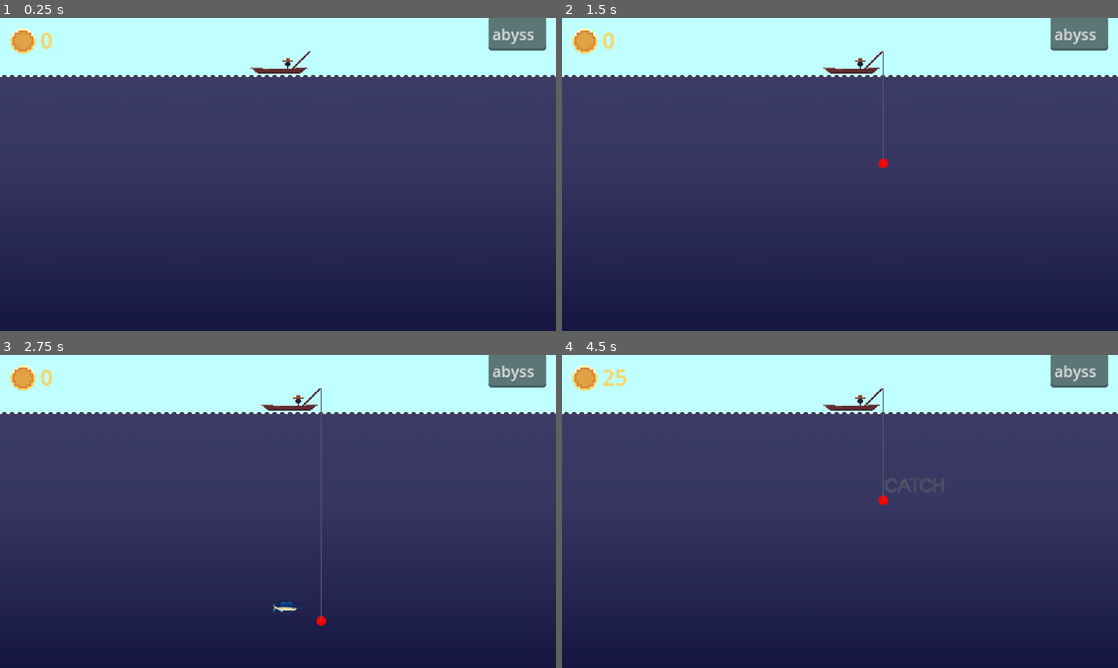
Above: before the commit, frames 1-4 (two rows, left to right).
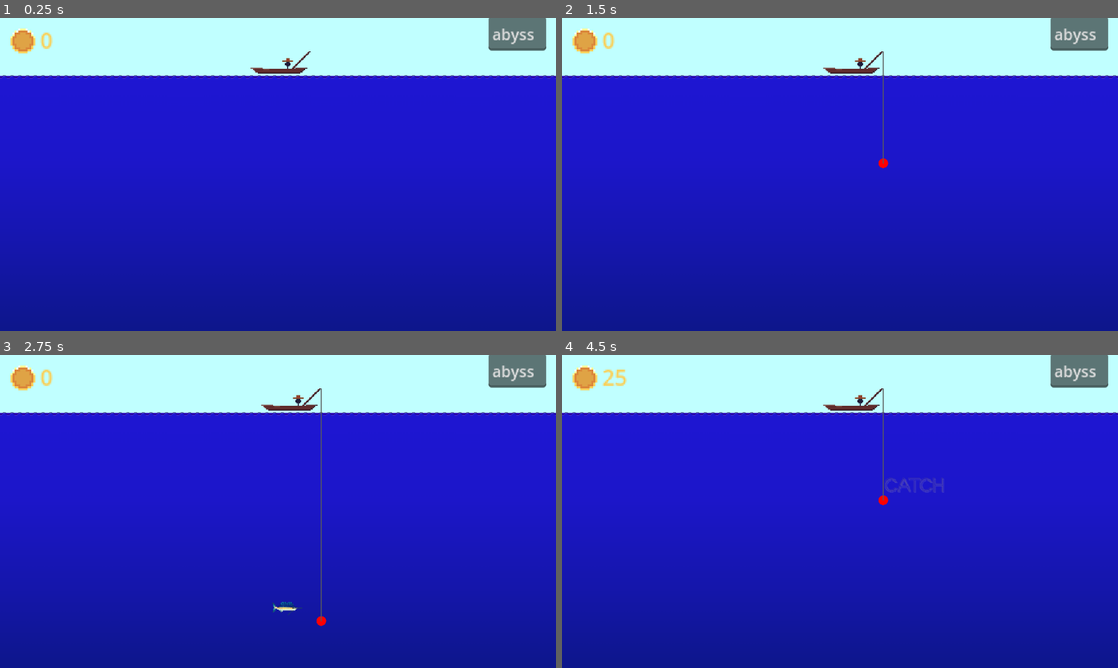
Above: after the commit, the same moments.

Repository: Gugaapo/fishing_game
Game: Godot game, scene res://scenes/levels/abyss.tscn
Same seed, same stepped clock (60 frames per second), same inputs: the game is played once before the commit and once after it. This scene is started directly instead of the project's main scene.
Inputs (mouse positions are in pixels of both pictures, inside the frame that each line leads up to):
- Up to frame 1 (0.25 s): no input
- Up to frame 2 (1.5 s): tap Enter (ui_accept) at 0.5, 0.77 s; move the mouse to (962, 158) at 0.52 s; hold Right (ui_right) 0.53-1.28 s; tap Z (fish) at 0.6, 1.35 s; click (962, 158) at 0.67 s; move the mouse to (728, 190) at 1.27 s; hold Left (ui_left) from 1.28 s (still down)
- Up to frame 3 (2.75 s): tap Enter (ui_accept) at 1.52 s; move the mouse to (333, 442) at 2.02 s; release Left (ui_left) at 2.03 s; hold Right (ui_right) from 2.03 s (still down); tap Z (fish) at 2.1 s
- Up to frame 4 (4.5 s): move the mouse to (812, 574) at 2.77 s; tap Z (fish) at 2.85, 3.6, 4.35 s; click (812, 574) at 2.92 s; tap Enter (ui_accept) at 3.02, 3.77 s; move the mouse to (1006, 558) at 3.52 s; release Right (ui_right) at 3.53 s; hold Left (ui_left) from 3.53 s (still down); move the mouse to (673, 464) at 4.27 s

The runs differ from the first frame. In frame 1, 82% of the frame differs, in the area x 0-100%, y 18-100%; in frame 2, 82%; in frame 3, 81%; in frame 4, 82%.

Commit message:
adjusted scenes water colors

Diff:
--- a/scenes/levels/abyss.tscn
+++ b/scenes/levels/abyss.tscn
@@ -173,7 +173,7 @@
 shape = SubResource("WorldBoundaryShape2D_g56bj")
 
 [node name="TileMap" type="TileMap" parent="."]
-modulate = Color(0, 0, 0.258824, 0.768627)
+modulate = Color(0.447059, 0.333333, 1, 0.447059)
 z_index = 1
 tile_set = SubResource("TileSet_1oh0u")
 format = 2
@@ -181,6 +181,7 @@
 
 [node name="Background" type="ColorRect" parent="."]
 z_index = -1
+layout_mode = 0
 offset_left = -473.0
 offset_top = -175.0
 offset_right = 420.0
@@ -198,6 +199,7 @@
 [node name="boat" parent="." instance=ExtResource("7_8hjxw")]
 
 [node name="gradient" type="Sprite2D" parent="."]
+modulate = Color(0.185569, 6.73831e-06, 0.793252, 1)
 position = Vector2(-2, 145)
 scale = Vector2(0.37375, 0.239583)
 texture = ExtResource("8_xrc45")
--- a/scenes/levels/coral.tscn
+++ b/scenes/levels/coral.tscn
@@ -181,6 +181,7 @@
 
 [node name="Background" type="ColorRect" parent="."]
 z_index = -1
+layout_mode = 0
 offset_left = -473.0
 offset_top = -175.0
 offset_right = 420.0
--- a/scenes/levels/ice.tscn
+++ b/scenes/levels/ice.tscn
@@ -182,6 +182,7 @@
 
 [node name="Background" type="ColorRect" parent="."]
 z_index = -1
+layout_mode = 0
 offset_left = -473.0
 offset_top = -175.0
 offset_right = 420.0
@@ -199,6 +200,7 @@
 [node name="boat" parent="." instance=ExtResource("6_fc1wi")]
 
 [node name="gradient" type="Sprite2D" parent="."]
+modulate = Color(0.839216, 1, 1, 1)
 position = Vector2(-2, 145)
 scale = Vector2(0.37375, 0.239583)
 texture = ExtResource("7_27brl")
--- a/scenes/levels/volcano.tscn
+++ b/scenes/levels/volcano.tscn
@@ -173,7 +173,7 @@
 shape = SubResource("WorldBoundaryShape2D_gykbv")
 
 [node name="TileMap" type="TileMap" parent="."]
-modulate = Color(1, 0, 0, 0.403922)
+modulate = Color(1, 0, 0, 0.415686)
 z_index = 1
 tile_set = SubResource("TileSet_2an01")
 format = 2
@@ -181,6 +181,7 @@
 
 [node name="Background" type="ColorRect" parent="."]
 z_index = -1
+layout_mode = 0
 offset_left = -473.0
 offset_top = -175.0
 offset_right = 420.0
@@ -198,6 +199,7 @@
 [node name="boat" parent="." instance=ExtResource("6_t8ki5")]
 
 [node name="gradient" type="Sprite2D" parent="."]
+modulate = Color(1, 0.517647, 0.498039, 1)
 position = Vector2(-2, 145)
 scale = Vector2(0.37375, 0.239583)
 texture = ExtResource("7_d2dr8")
